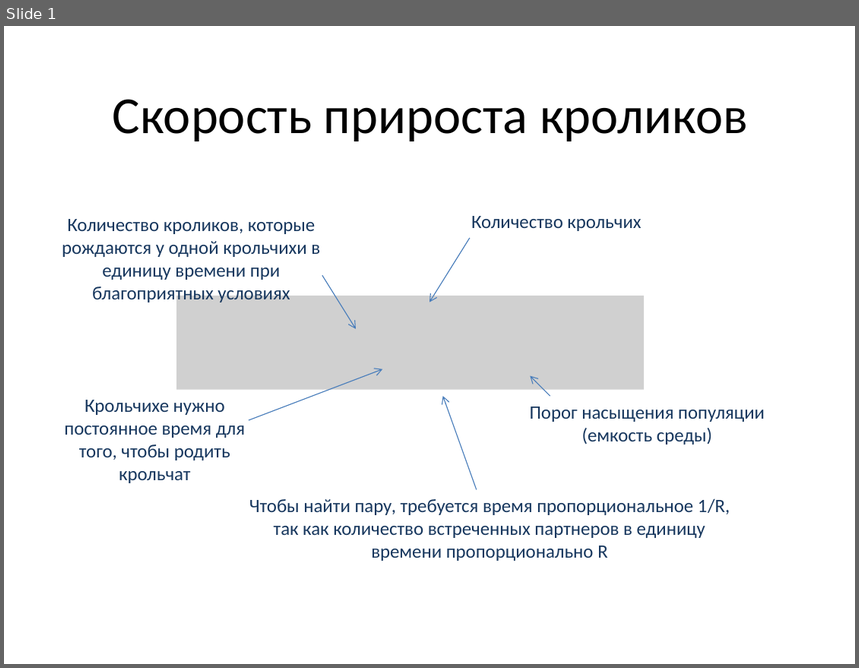
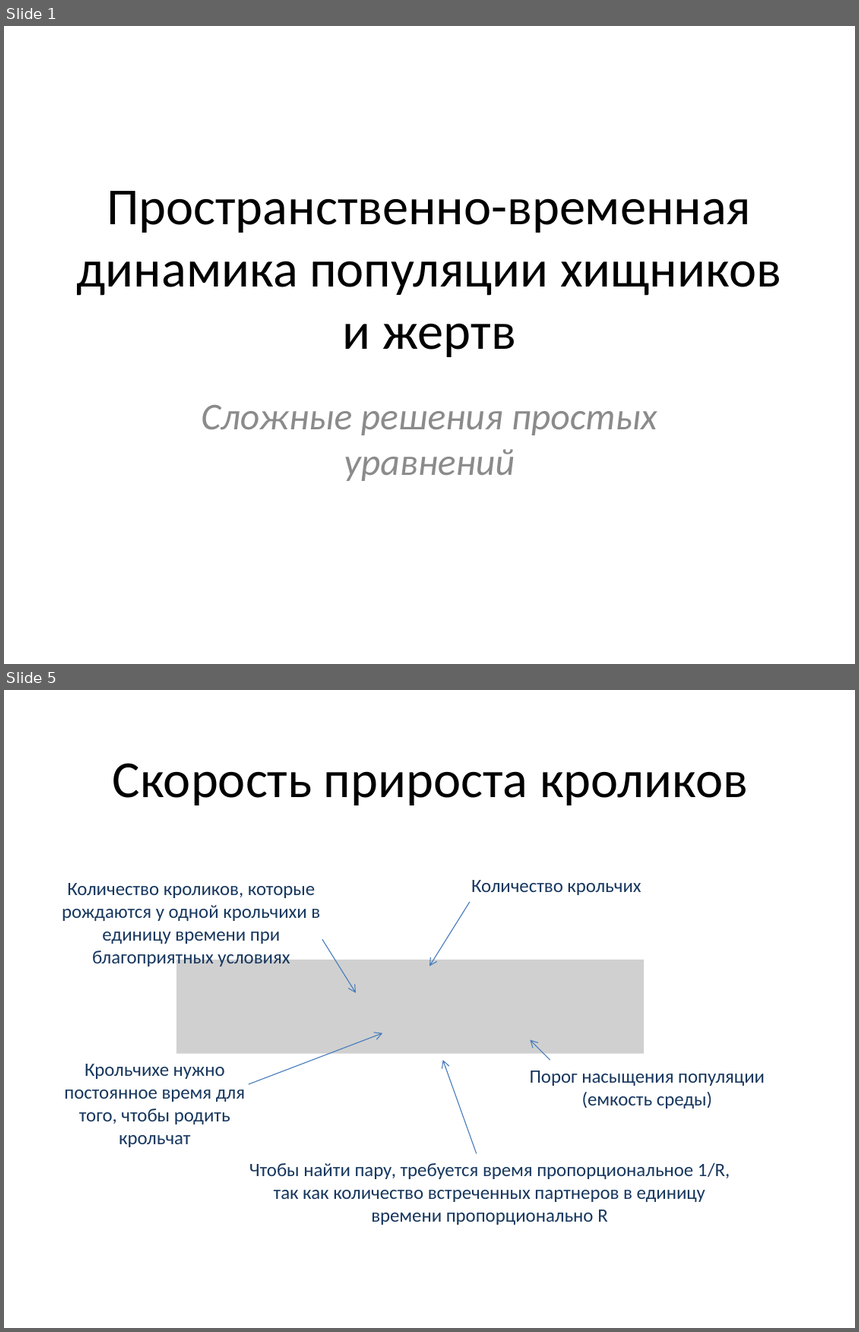
Before and after one commit to olegv142/rabbits, a slide deck: rabbit-foxes.pptx. Shown one above the other, each under a label of ours: slide 1 before the commit, slides 1 and 5 after it; the slides between them are not shown. The pictures are 859x668 and 859x1332 pixels, drawn with LibreOffice and Linux fonts; fonts in the diff are those of the drawing; grey boxes stand for pictures. Boxes give left, top, right and bottom in pixels: in the first picture for what was removed or moved away, otherwise in the second. Text is boxed around its words. In the diff, an @@ line names an element or a change of style, - is before the commit and + after.

```diff
--- a/rabbit-foxes.pptx
+++ b/rabbit-foxes.pptx
@@ slide 1 added at (4, 26, 855, 664), background #FFFFFF @@
@@ title added at (77, 191, 781, 357), 44 pt, text #000000 @@
+Пространственно-временная динамика популяции хищников
+и жертв
@@ subtitle added at (201, 405, 658, 481), 32 pt, text #8C8C8C, italic @@
+Сложные решения простых уравнений
@@ what was slide 1 is now slide 5 @@
```
Also in this commit, not shown: 2 slides changed, 4 other slides added.
